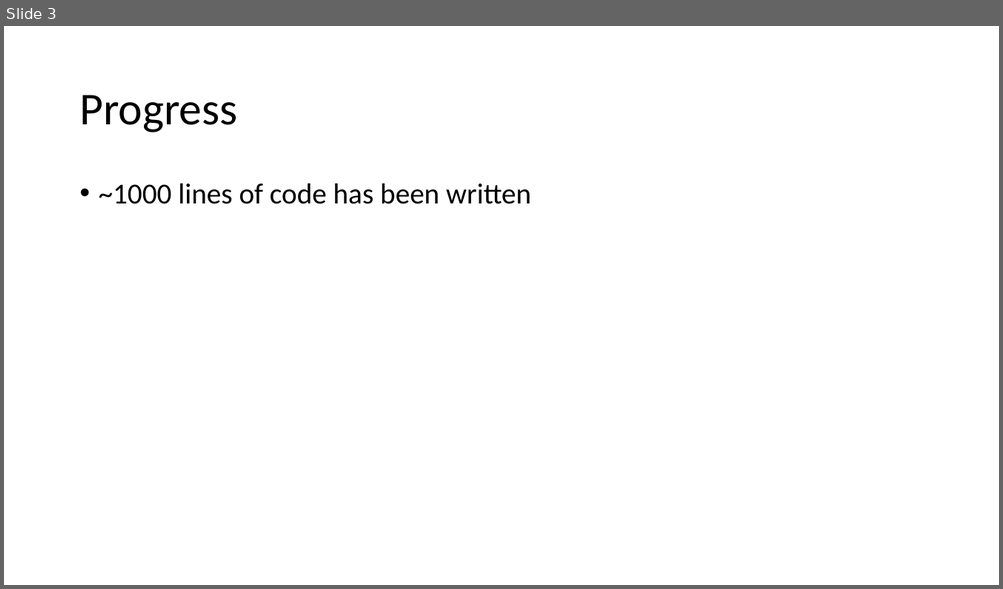
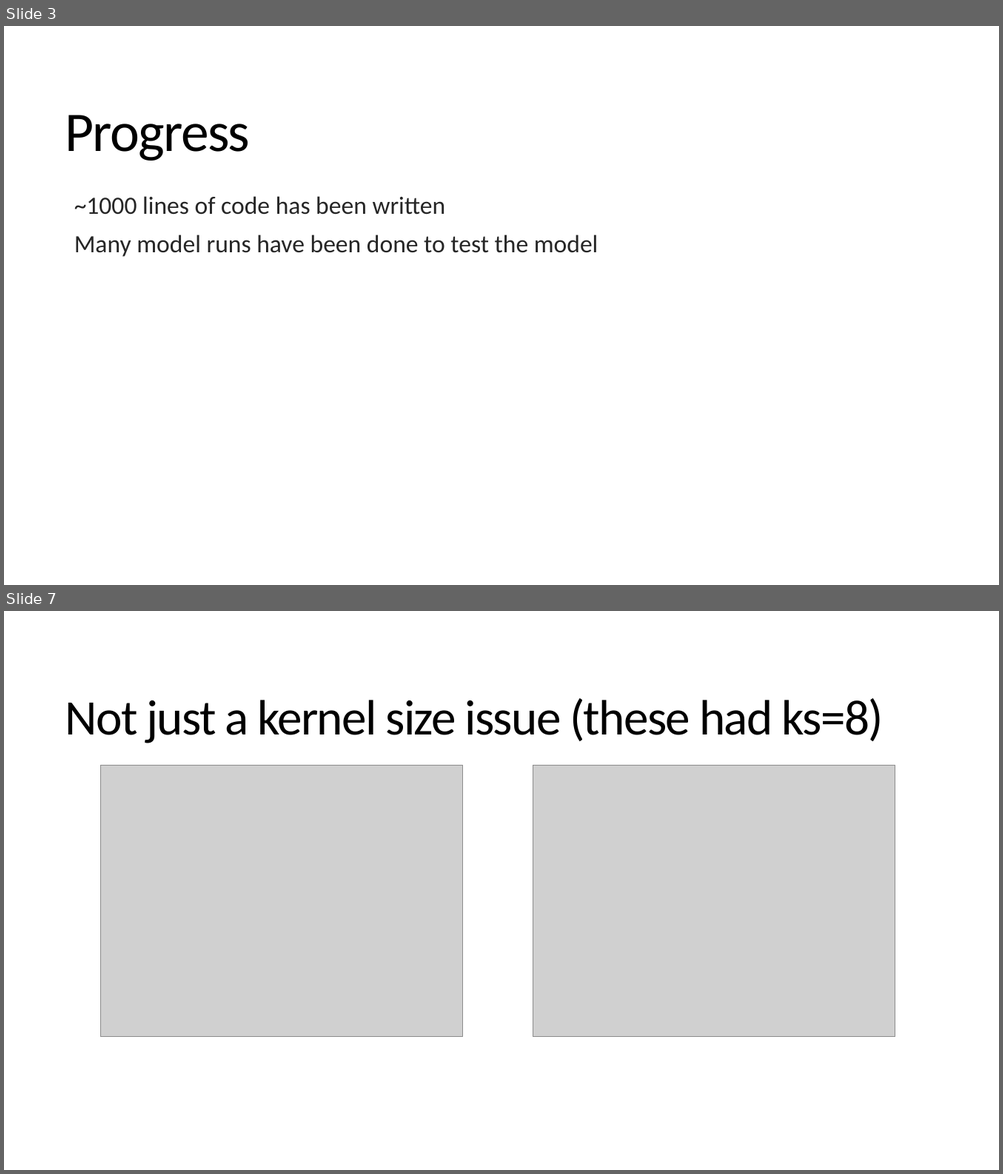
Before and after one commit to sjurmsc/MSC2023, a slide deck: Meeting Presentations/03.11.2022_General_meeting.pptx. Shown one above the other, each under a label of ours: slide 3 before the commit, slides 3 and 7 after it; the slides between them are not shown. The pictures are 1003x589 and 1003x1174 pixels, drawn with LibreOffice and Linux fonts; fonts in the diff are those of the drawing; grey boxes stand for pictures. Boxes give left, top, right and bottom in pixels: in the first picture for what was removed or moved away, otherwise in the second. Text is boxed around its words. In the diff, an @@ line names an element or a change of style, - is before the commit and + after.

```diff
--- a/Meeting Presentations/03.11.2022_General_meeting.pptx
+++ b/Meeting Presentations/03.11.2022_General_meeting.pptx
@@ slide 7 added at (4, 611, 999, 1170), background #FFFFFF @@
@@ title added at (65, 698, 882, 743), 48 pt, text #000000 @@
+Not just a kernel size issue (these had ks=8)
@@ picture added at (100, 766, 462, 1038) @@
@@ picture added at (533, 766, 895, 1038) @@
@@ slide 3 changed as well @@
@@ title "Progress": place and size @@
-title "Progress" at (79, 95, 237, 133)
+title "Progress" at (65, 115, 250, 161)
@@ title "Progress" at (65, 115, 250, 161): size 44 to 54 pt, letter spacing 0 to -1.2 pt; line spacing 0.9 to 0.85 @@
@@ text "~1000 lines of code has ...": place and size @@
-text "~1000 lines of code has ..." at (99, 183, 531, 204)
+text "~1000 lines of code has ..." at (74, 196, 598, 257)
@@ text at (74, 196, 446, 215): size 28 to 24 pt, text colour #000000 to #262626 in "~1000 lines of code has been written"; bullet • to  ; line spacing 0.9 to 0.85; more space between paragraphs @@
@@ text at (74, 235, 598, 257): paragraph added @@
+  Many model runs have been done to test the model
```
Also in this commit, not shown: 2 other slides changed, 5 other slides added, 1 other file.
